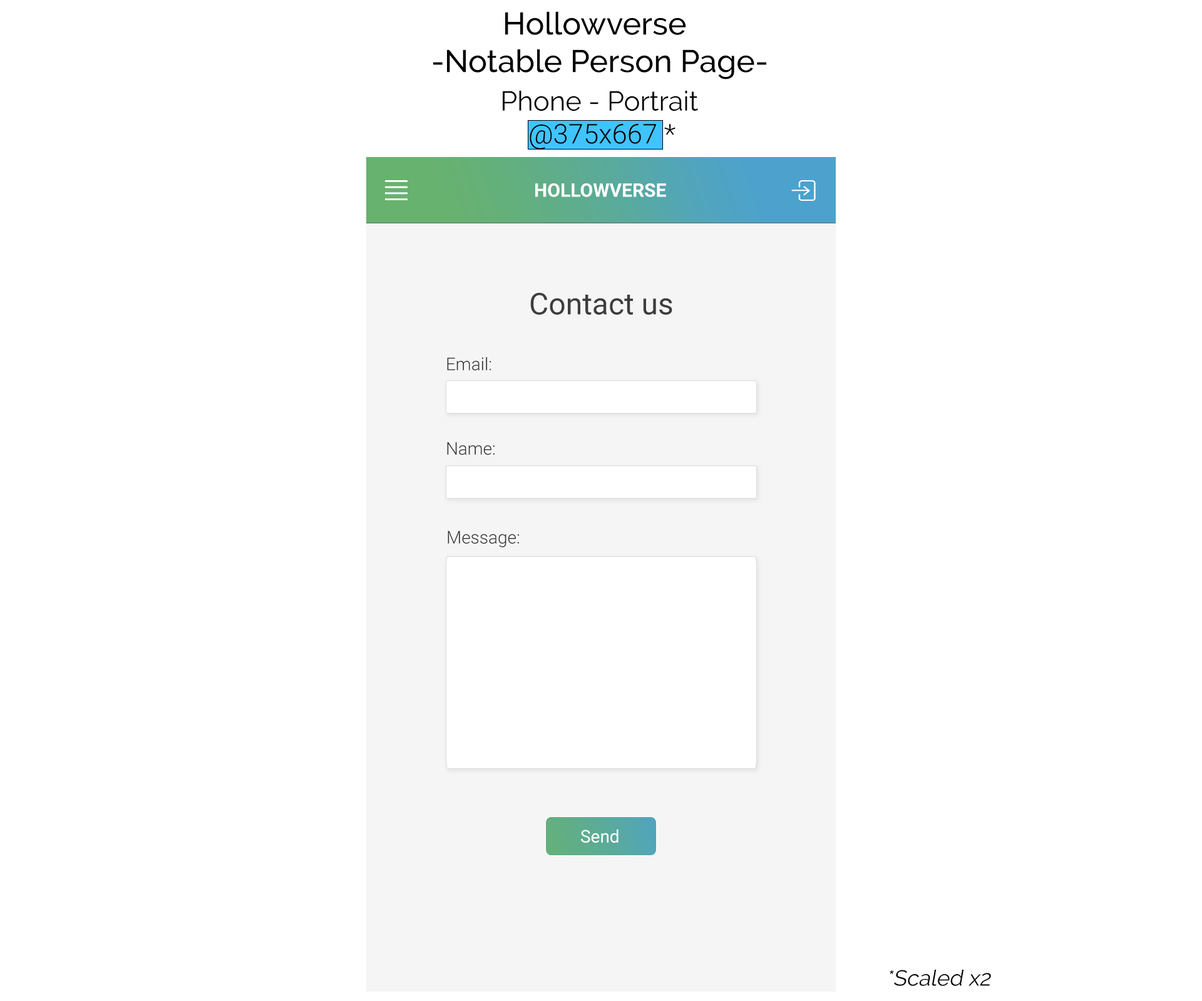
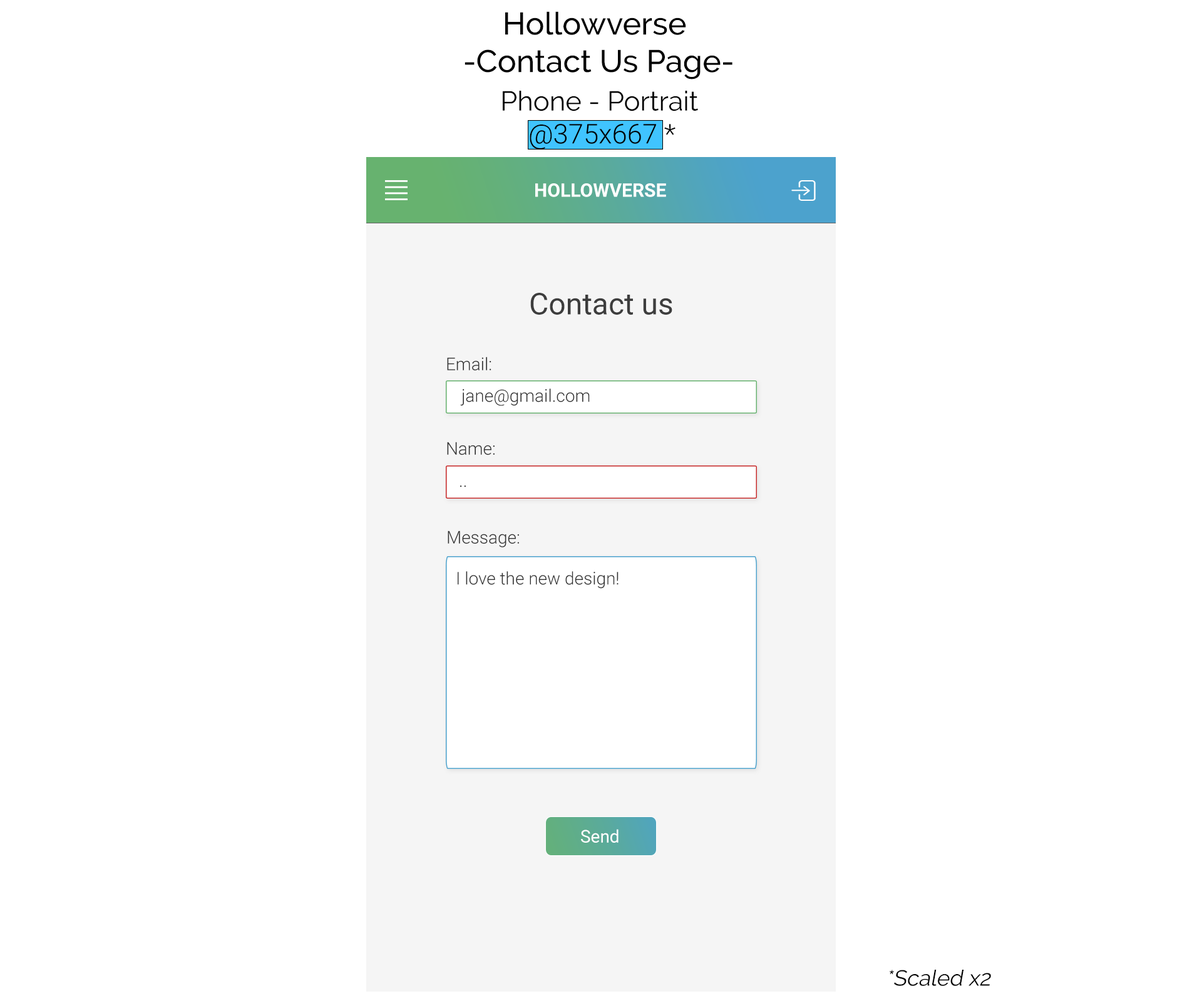
Revision of a layered 1202x1001 image; what changed, layer by layer:
added layer ".." in group "Contact" over [left=460, top=485, right=466, bottom=488]
added layer "I love the new design!" in group "Contact" over [left=457, top=571, right=619, bottom=589]
added layer "jane@gmail.com" in group "Contact" over [left=460, top=388, right=590, bottom=407]
painted on "Rounded Rectangle 1 copy 2" over [left=445, top=556, right=757, bottom=770]
painted on "Rounded Rectangle 1 copy" over [left=445, top=465, right=757, bottom=499]
painted on "Rounded Rectangle 1" over [left=445, top=380, right=757, bottom=414]
renamed "Hollowverse -Notable Person Page-" to "Hollowverse -Contact Us Page-", painted on it over [left=433, top=48, right=767, bottom=80]
